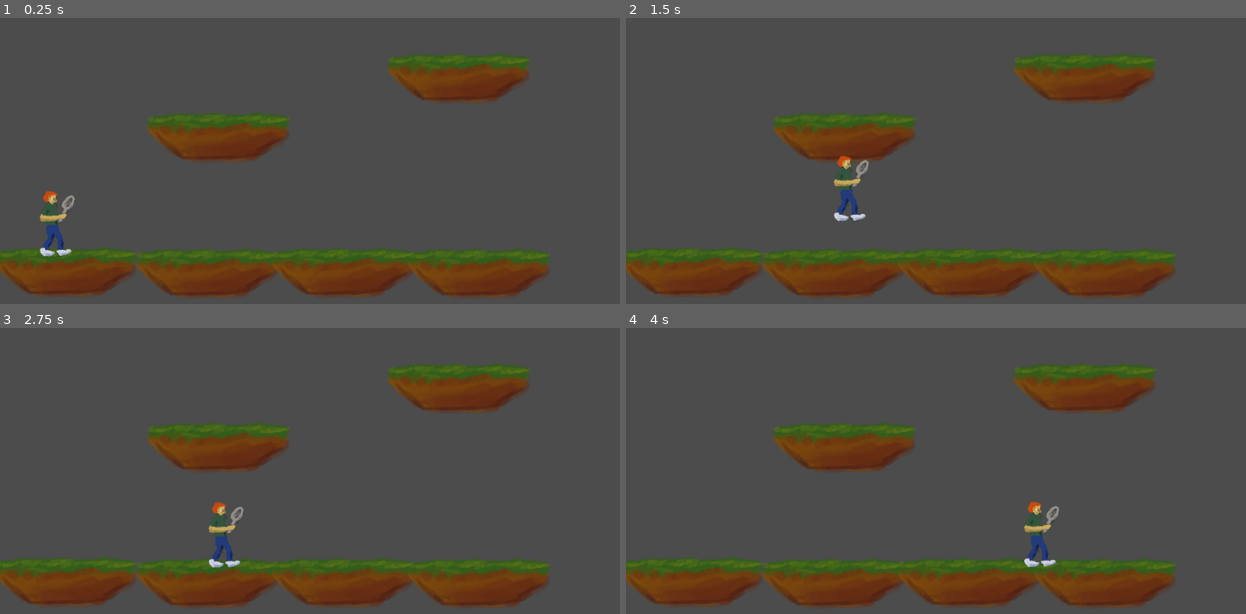
Above: before the commit, frames 1-4 (two rows, left to right).
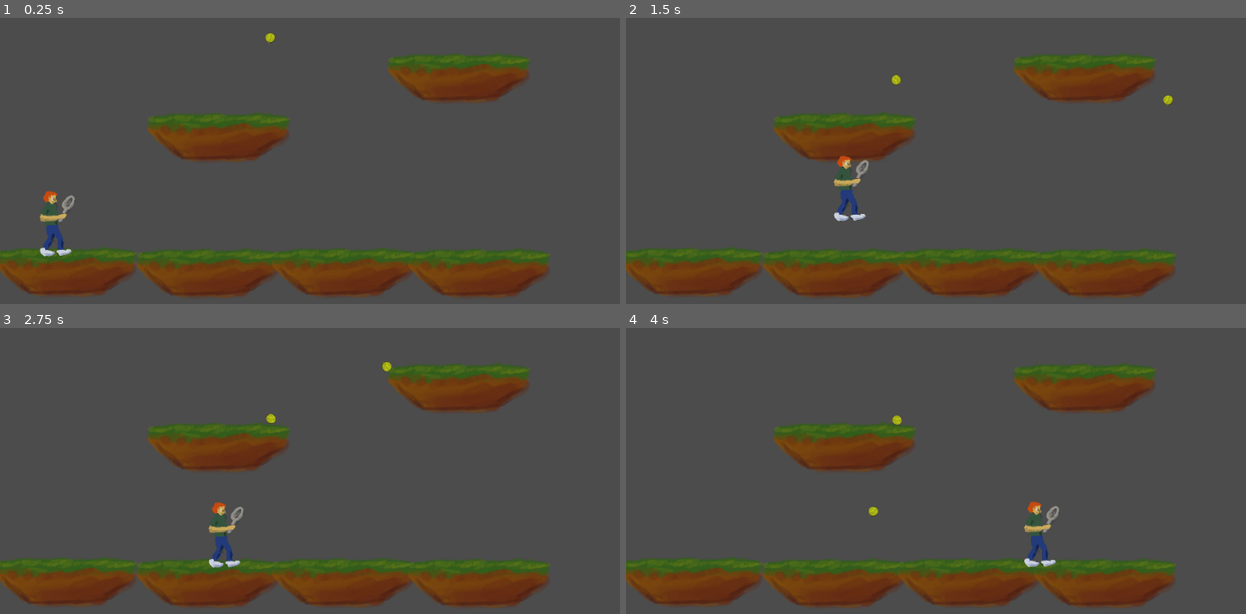
Above: after the commit, the same moments.

Repository: exoticorn/ld41
Game: Godot game, scene res://test_level.tscn
Two runs of this game, one before a commit and one after it. Both use one fixed random seed, a clock stepped at 60 frames per second and the inputs below. Before the commit the project has no main scene; this scene is started directly in both runs.
Inputs:
- Up to frame 1 (0.25 s): no input
- Up to frame 2 (1.5 s): tap Enter at 0.5 s; hold Right (game_right) from 0.53 s (still down); tap Space (game_jump) at 0.77 s
- Up to frame 3 (2.75 s): tap Space (game_jump) at 1.52 s; release Right (game_right) at 2.03 s; hold Left (game_left) from 2.03 s (still down)
- Up to frame 4 (4 s): release Left (game_left) at 2.78 s; hold Right (game_right) from 2.78 s (still down); tap Space (game_jump) at 3.02, 3.77 s

The runs differ from the first frame. In frame 1, less than 0.1% of the frame differs, in the area x 42-45%, y 5-9%; in frame 2, less than 0.1%, in the area x 42-89%, y 19-31%; in frame 3, less than 0.1%; in frame 4, less than 0.1%.

Commit message:
implement ball and ball cannon

Diff:
--- /dev/null
+++ b/ball.gd
@@ -0,0 +1,11 @@
+extends RigidBody2D
+
+var lifetime = 0
+
+func _ready():
+	pass
+
+func _process(delta):
+	lifetime += delta
+	if lifetime > 8:
+		queue_free()
--- /dev/null
+++ b/ball.tscn
@@ -0,0 +1,49 @@
+[gd_scene load_steps=4 format=2]
+
+[ext_resource path="res://ball.gd" type="Script" id=1]
+[ext_resource path="res://gfx/background.png" type="Texture" id=2]
+
+[sub_resource type="CircleShape2D" id=1]
+
+custom_solver_bias = 0.0
+radius = 15.0
+
+[node name="Ball" type="RigidBody2D" index="0" groups=[
+"balls",
+]]
+
+input_pickable = false
+collision_layer = 2
+collision_mask = 2
+mode = 0
+mass = 1.0
+friction = 0.0
+bounce = 0.8
+gravity_scale = 1.0
+custom_integrator = false
+continuous_cd = 0
+contacts_reported = 1
+contact_monitor = false
+sleeping = false
+can_sleep = true
+linear_velocity = Vector2( 0, 0 )
+linear_damp = -1.0
+angular_velocity = 0.0
+angular_damp = -1.0
+script = ExtResource( 1 )
+_sections_unfolded = [ "Angular", "Collision", "Linear" ]
+__meta__ = {
+"_edit_group_": true
+}
+
+[node name="Sprite" type="Sprite" parent="." index="0"]
+
+texture = ExtResource( 2 )
+region_enabled = true
+region_rect = Rect2( 72, 272, 44, 40 )
+_sections_unfolded = [ "Region" ]
+
+[node name="CollisionShape2D" type="CollisionShape2D" parent="." index="1"]
+
+position = Vector2( -2, -0.5 )
+shape = SubResource( 1 )
--- /dev/null
+++ b/cannon.gd
@@ -0,0 +1,22 @@
+extends Node2D
+
+export (float) var SPEED = 1200
+export (float) var VARIANCE = 200
+export (float) var TIME_BETWEEN_BALLS = 4
+export (float) var INITIAL_DELAY = 1
+
+var ball_template = load("res://ball.tscn")
+var timer = INITIAL_DELAY
+
+func _ready():
+	pass
+
+func _process(delta):
+	timer -= delta
+	if timer <= 0:
+		timer = TIME_BETWEEN_BALLS
+		var ball = ball_template.instance()
+		ball.position = position
+		ball.linear_velocity = transform.y * SPEED
+		ball.linear_velocity += Vector2(rand_range(-0.5, 0.5), rand_range(-0.5, 0.5)) * VARIANCE
+		get_parent().add_child(ball)
--- /dev/null
+++ b/cannon.tscn
@@ -0,0 +1,11 @@
+[gd_scene load_steps=2 format=2]
+
+[ext_resource path="res://cannon.gd" type="Script" id=1]
+
+[node name="Cannon" type="Node2D"]
+
+script = ExtResource( 1 )
+SPEED = 1200
+VARIANCE = 200
+TIME_BETWEEN_BALLS = 4
+INITIAL_DELAY = 1
--- a/platform.tscn
+++ b/platform.tscn
@@ -5,12 +5,16 @@
 [node name="Platform" type="StaticBody2D"]
 
 input_pickable = false
-collision_layer = 1
+collision_layer = 3
 collision_mask = 1
 constant_linear_velocity = Vector2( 0, 0 )
 constant_angular_velocity = 0.0
 friction = 1.0
 bounce = 0.0
+_sections_unfolded = [ "Collision" ]
+__meta__ = {
+"_edit_group_": true
+}
 
 [node name="Sprite" type="Sprite" parent="." index="0"]
 
@@ -18,15 +22,9 @@
 region_enabled = true
 region_rect = Rect2( 76, 373, 473, 179 )
 _sections_unfolded = [ "Region" ]
-__meta__ = {
-"_edit_lock_": true
-}
 
 [node name="CollisionPolygon2D" type="CollisionPolygon2D" parent="." index="1"]
 
 build_mode = 0
 polygon = PoolVector2Array( -224.101, -57.1139, 214.899, -57.1139, 106.899, 49.8861, -111.101, 49.8861 )
 one_way_collision = true
-__meta__ = {
-"_edit_lock_": true
-}
--- a/player.tscn
+++ b/player.tscn
@@ -16,6 +16,9 @@
 collision_mask = 1
 collision/safe_margin = 0.08
 script = ExtResource( 1 )
+__meta__ = {
+"_edit_group_": true
+}
 
 [node name="Sprite" type="Sprite" parent="." index="0"]
 
@@ -23,14 +26,8 @@
 region_enabled = true
 region_rect = Rect2( 230, 105, 125, 214 )
 _sections_unfolded = [ "Region" ]
-__meta__ = {
-"_edit_lock_": true
-}
 
 [node name="CollisionShape2D" type="CollisionShape2D" parent="." index="1"]
 
 position = Vector2( -8, 11 )
 shape = SubResource( 1 )
-__meta__ = {
-"_edit_lock_": true
-}
--- a/project.godot
+++ b/project.godot
@@ -11,6 +11,7 @@
 [application]
 
 config/name="ld41"
+run/main_scene="res://test_level.tscn"
 config/icon="res://icon.png"
 
 [display]
@@ -28,6 +29,10 @@
 game_swing=[ Object(InputEventKey,"resource_local_to_scene":false,"resource_name":"","device":0,"alt":false,"shift":false,"control":false,"meta":false,"command":false,"pressed":false,"scancode":16777238,"unicode":0,"echo":false,"script":null)
  ]
 
+[physics]
+
+2d/default_gravity=1000
+
 [rendering]
 
 environment/default_environment="res://default_env.tres"
--- a/test_level.tscn
+++ b/test_level.tscn
@@ -1,9 +1,11 @@
-[gd_scene load_steps=3 format=2]
+[gd_scene load_steps=5 format=2]
 
 [ext_resource path="res://platform.tscn" type="PackedScene" id=1]
 [ext_resource path="res://player.tscn" type="PackedScene" id=2]
+[ext_resource path="res://ball.tscn" type="PackedScene" id=3]
+[ext_resource path="res://cannon.tscn" type="PackedScene" id=4]
 
-[node name="Node" type="Node" index="0"]
+[node name="Node" type="Node"]
 
 [node name="StaticBody2D" parent="." index="0" instance=ExtResource( 1 )]
 
@@ -32,3 +34,12 @@
 [node name="KinematicBody2D" parent="." index="6" instance=ExtResource( 2 )]
 
 position = Vector2( 178, 868 )
+
+[node name="Ball" parent="." index="7" instance=ExtResource( 3 )]
+
+position = Vector2( 832, 284 )
+
+[node name="Cannon" parent="." index="8" instance=ExtResource( 4 )]
+
+position = Vector2( 1870, 898 )
+rotation = -3.4643
